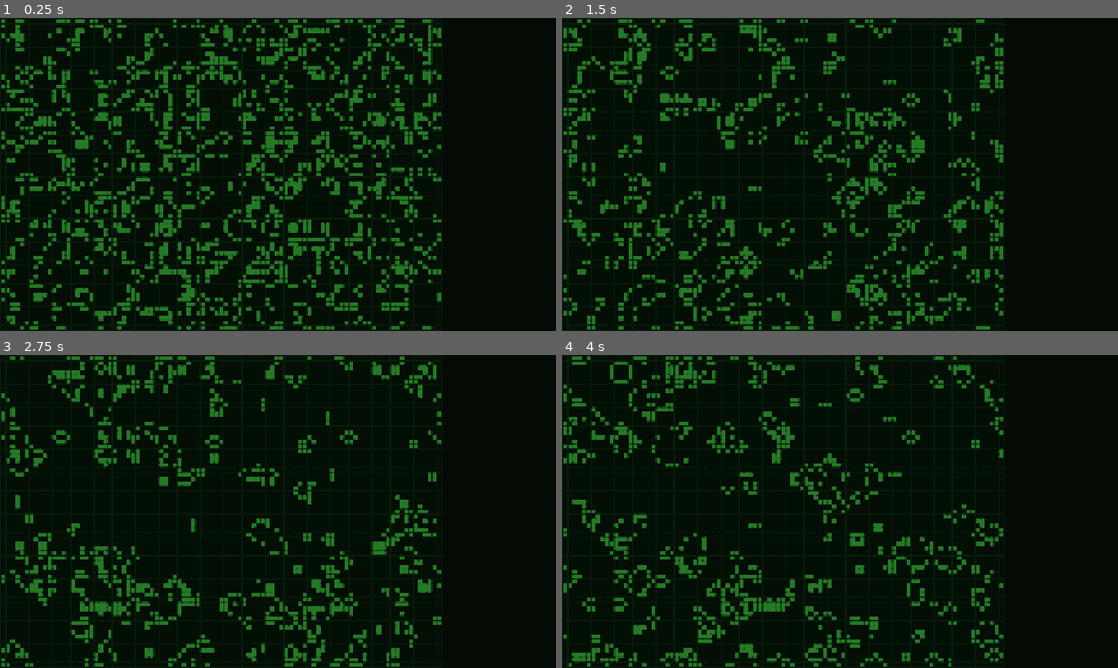
Above: before the commit, frames 1-4 (two rows, left to right).
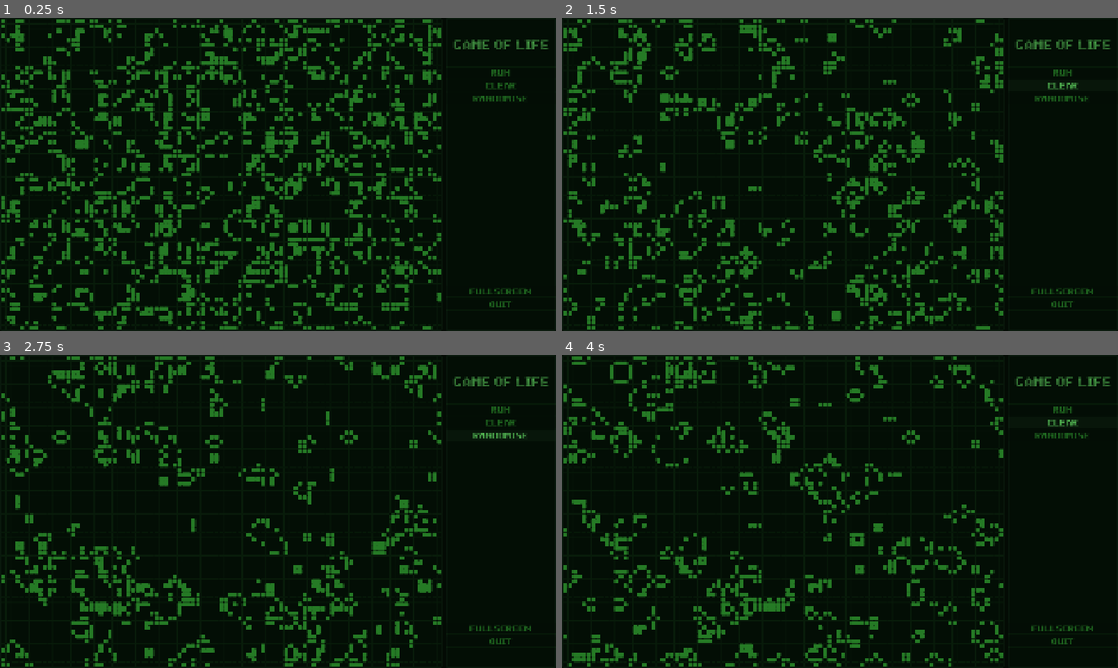
Above: after the commit, the same moments.

Repository: MrKligson/game-of-life
Game: Godot game, scene res://game_of_life.tscn
The game is run twice, just before and just after one commit, with the same random seed, the same clock (stepped at 60 frames per second) and the same inputs.
Inputs (mouse positions are in pixels of both pictures, inside the frame that each line leads up to):
- Up to frame 1 (0.25 s): no input
- Up to frame 2 (1.5 s): click (1062, 71) at 0.5 s, where only the run after the commit has a clickable "RUN"; click (1062, 86) at 1.25 s, where only the run after the commit has a clickable "CLEAR"
- Up to frame 3 (2.75 s): click (500, 436) at 2 s, where only the run after the commit has a clickable "RANDOMISE"
- Up to frame 4 (4 s): click (1062, 408) at 2.75 s, where only the run after the commit has a clickable "RUN"; click (1062, 423) at 3.5 s, where only the run after the commit has a clickable "CLEAR"

The runs differ from the first frame. In frame 1, 0.7% of the frame differs, in the area x 81-99%, y 6-93%; in frame 2, 0.7%; in frame 3, 0.7%; in frame 4, 0.7%.

Commit message:
Start of UI

Diff:
--- a/game_of_life.tscn
+++ b/game_of_life.tscn
@@ -2,23 +2,8 @@
 
 [ext_resource type="Script" uid="uid://cdeftktj6rf40" path="res://game_of_life.gd" id="1_2q17r"]
 [ext_resource type="Script" uid="uid://dvqeocahwbhd3" path="res://grid/grid.gd" id="2_i6ly2"]
-
-[sub_resource type="StyleBoxFlat" id="StyleBoxFlat_i6ly2"]
-content_margin_left = 0.0
-content_margin_top = 0.0
-content_margin_right = 0.0
-content_margin_bottom = 0.0
-bg_color = Color(0.013487131, 0.055826746, 0.021582749, 1)
-border_width_left = 5
-border_width_top = 5
-border_width_right = 5
-border_width_bottom = 5
-border_color = Color(0.07058824, 0.16862746, 0.09411765, 0.4)
-border_blend = true
-corner_radius_top_left = 5
-corner_radius_top_right = 5
-corner_radius_bottom_right = 5
-corner_radius_bottom_left = 5
+[ext_resource type="PackedScene" uid="uid://rqgaa6q8ldhh" path="res://ui/side_menu.tscn" id="3_bc2ma"]
+[ext_resource type="StyleBox" uid="uid://44pcxk003itw" path="res://ui/background.tres" id="3_v7rsy"]
 
 [node name="GameOfLife" type="Node" unique_id=249392094]
 script = ExtResource("1_2q17r")
@@ -35,6 +20,8 @@
 offset_top = -3.0
 offset_right = 37.0
 offset_bottom = 37.0
-theme_override_styles/panel = SubResource("StyleBoxFlat_i6ly2")
+theme_override_styles/panel = ExtResource("3_v7rsy")
+
+[node name="SideMenu" parent="." unique_id=714676957 instance=ExtResource("3_bc2ma")]
 
 [connection signal="timeout" from="UpdateTimer" to="." method="game_of_life"]
--- a/grid/grid.gd
+++ b/grid/grid.gd
@@ -2,6 +2,10 @@
 extends Node2D
 
 const CellScene = preload("uid://b6sgdycytyy1a")
+
+var size: Vector2i:
+	get:
+		return _layout * (get_child(1) as Cell).size
 
 var _write_buffer := BitMap.new()
 var _layout: Vector2i
@@ -20,7 +24,7 @@
 			cell.is_alive_changed.connect(_on_cell_is_alive_changed)
 			_write_buffer.set_bitv(cell.location, cell.is_alive)
 	update_from_buffer()
-	background.size = layout * (get_child(1) as Cell).size + Vector2i(6, 6)
+	background.size = size + Vector2i(6, 6)
 	return _write_buffer
 
 
--- a/project.godot
+++ b/project.godot
@@ -29,12 +29,15 @@
 
 window/size/viewport_width=1920
 window/size/viewport_height=1080
-window/size/mode=3
 window/stretch/mode="canvas_items"
 
 [global_group]
 
 cells=""
+
+[gui]
+
+theme/default_font_multichannel_signed_distance_field=true
 
 [input]
 
--- /dev/null
+++ b/ui/background.tres
@@ -0,0 +1,18 @@
+[gd_resource type="StyleBoxFlat" format=3 uid="uid://44pcxk003itw"]
+
+[resource]
+content_margin_left = 0.0
+content_margin_top = 0.0
+content_margin_right = 0.0
+content_margin_bottom = 0.0
+bg_color = Color(0.013487131, 0.055826746, 0.021582749, 1)
+border_width_left = 5
+border_width_top = 5
+border_width_right = 5
+border_width_bottom = 5
+border_color = Color(0.07058824, 0.16862746, 0.09411765, 0.4)
+border_blend = true
+corner_radius_top_left = 5
+corner_radius_top_right = 5
+corner_radius_bottom_right = 5
+corner_radius_bottom_left = 5
--- /dev/null
+++ b/ui/button_states/disabled.tres
@@ -0,0 +1,11 @@
+[gd_resource type="StyleBoxFlat" format=3 uid="uid://cp38lwehbyv2m"]
+
+[resource]
+content_margin_left = 4.0
+content_margin_top = 10.0
+content_margin_right = 4.0
+content_margin_bottom = 7.0
+bg_color = Color(0.011764706, 0.043137256, 0.015686275, 0.26666668)
+border_width_top = 2
+border_width_bottom = 2
+border_color = Color(0.14509805, 0.47843137, 0.14509805, 0.09803922)
--- /dev/null
+++ b/ui/button_states/hoverd.tres
@@ -0,0 +1,11 @@
+[gd_resource type="StyleBoxFlat" format=3 uid="uid://btd617pdtu783"]
+
+[resource]
+content_margin_left = 4.0
+content_margin_top = 10.0
+content_margin_right = 4.0
+content_margin_bottom = 7.0
+bg_color = Color(0.07252059, 0.16046321, 0.084906764, 0.3137255)
+border_width_top = 2
+border_width_bottom = 2
+border_color = Color(0.14509805, 0.47843137, 0.14509805, 0.09803922)
--- /dev/null
+++ b/ui/button_states/normal.tres
@@ -0,0 +1,11 @@
+[gd_resource type="StyleBoxFlat" format=3 uid="uid://64atcowy1r5l"]
+
+[resource]
+content_margin_left = 4.0
+content_margin_top = 10.0
+content_margin_right = 4.0
+content_margin_bottom = 7.0
+bg_color = Color(0.011764706, 0.043137256, 0.015686275, 0.26666668)
+border_width_top = 2
+border_width_bottom = 2
+border_color = Color(0.14509805, 0.47843137, 0.14509805, 0.09803922)
--- /dev/null
+++ b/ui/button_states/pressed.tres
@@ -0,0 +1,11 @@
+[gd_resource type="StyleBoxFlat" format=3 uid="uid://cm6w0oi7gdx8n"]
+
+[resource]
+content_margin_left = 4.0
+content_margin_top = 10.0
+content_margin_right = 4.0
+content_margin_bottom = 7.0
+bg_color = Color(0.011764706, 0.043137256, 0.015686275, 1)
+border_width_top = 2
+border_width_bottom = 2
+border_color = Color(0.14509805, 0.47843137, 0.14509805, 0.09803922)
--- /dev/null
+++ b/ui/side_menu.tscn
@@ -0,0 +1,104 @@
+[gd_scene format=3 uid="uid://rqgaa6q8ldhh"]
+
+[ext_resource type="FontFile" uid="uid://dvl5u7wla8hww" path="res://ui/font/InterDisplay-Medium.ttf" id="1_nb4k0"]
+[ext_resource type="StyleBox" uid="uid://cp38lwehbyv2m" path="res://ui/button_states/disabled.tres" id="2_fhspm"]
+[ext_resource type="FontFile" uid="uid://d5sd2fkkp7rx" path="res://ui/font/Matrix Complex NC.ttf" id="2_u7hwa"]
+[ext_resource type="StyleBox" uid="uid://44pcxk003itw" path="res://ui/background.tres" id="3_8t5rf"]
+[ext_resource type="StyleBox" uid="uid://btd617pdtu783" path="res://ui/button_states/hoverd.tres" id="3_w0t27"]
+[ext_resource type="StyleBox" uid="uid://64atcowy1r5l" path="res://ui/button_states/normal.tres" id="4_vw87c"]
+[ext_resource type="StyleBox" uid="uid://cm6w0oi7gdx8n" path="res://ui/button_states/pressed.tres" id="5_wd0ol"]
+
+[sub_resource type="Theme" id="Theme_ofb81"]
+default_font = ExtResource("1_nb4k0")
+default_font_size = 34
+Button/colors/font_color = Color(0.14509805, 0.47843137, 0.14509805, 1)
+Button/colors/font_disabled_color = Color(0.14400001, 0.48, 0.14400001, 0.18431373)
+Button/colors/font_hover_color = Color(0.36078432, 0.8, 0.36078432, 1)
+Button/colors/font_hover_pressed_color = Color(0.36078432, 0.8, 0.36078432, 1)
+Button/colors/font_outline_color = Color(0, 0, 0, 1)
+Button/colors/font_pressed_color = Color(0.36078432, 0.8, 0.36078432, 1)
+Button/constants/align_to_largest_stylebox = 0
+Button/constants/h_separation = 4
+Button/constants/icon_max_width = 0
+Button/constants/outline_size = 0
+Button/font_sizes/font_size = 30
+Button/fonts/font = ExtResource("2_u7hwa")
+Button/styles/disabled = ExtResource("2_fhspm")
+Button/styles/hover = ExtResource("3_w0t27")
+Button/styles/normal = ExtResource("4_vw87c")
+Button/styles/pressed = ExtResource("5_wd0ol")
+Label/colors/font_color = Color(0.14509805, 0.47843137, 0.14509805, 1)
+Label/colors/font_outline_color = Color(0.36078432, 0.8, 0.36078432, 1)
+Label/colors/font_shadow_color = Color(0.011764706, 0.043137256, 0.015686275, 1)
+
+[sub_resource type="LabelSettings" id="LabelSettings_upksi"]
+font = ExtResource("2_u7hwa")
+font_size = 44
+font_color = Color(0.36078432, 0.8, 0.36078432, 0.7294118)
+outline_color = Color(0.14509805, 0.47843137, 0.14509805, 1)
+shadow_size = 5
+shadow_color = Color(0.011764706, 0.043137256, 0.015686275, 1)
+shadow_offset = Vector2(2, 2)
+
+[node name="SideMenu" type="PanelContainer" unique_id=714676957]
+anchors_preset = 11
+anchor_left = 1.0
+anchor_right = 1.0
+anchor_bottom = 1.0
+offset_left = -380.0
+offset_top = 1.0
+offset_bottom = -1.0
+grow_horizontal = 0
+grow_vertical = 2
+size_flags_horizontal = 3
+theme = SubResource("Theme_ofb81")
+theme_override_styles/panel = ExtResource("3_8t5rf")
+
+[node name="VBoxContainer" type="VBoxContainer" parent="." unique_id=2077530570]
+layout_mode = 2
+
+[node name="MarginContainer" type="MarginContainer" parent="VBoxContainer" unique_id=962591079]
+layout_mode = 2
+theme_override_constants/margin_left = 5
+theme_override_constants/margin_top = 77
+theme_override_constants/margin_bottom = 50
+
+[node name="GameTitle" type="Label" parent="VBoxContainer/MarginContainer" unique_id=704818806]
+layout_mode = 2
+size_flags_vertical = 0
+text = "GAME OF LIFE"
+label_settings = SubResource("LabelSettings_upksi")
+horizontal_alignment = 1
+
+[node name="RunEditButton" type="Button" parent="VBoxContainer" unique_id=1190424382]
+layout_mode = 2
+size_flags_vertical = 0
+text = "RUN"
+
+[node name="ClearButton" type="Button" parent="VBoxContainer" unique_id=513884661]
+layout_mode = 2
+size_flags_vertical = 0
+text = "CLEAR"
+
+[node name="RadomiseButton" type="Button" parent="VBoxContainer" unique_id=553060555]
+layout_mode = 2
+size_flags_vertical = 0
+text = "RANDOMISE"
+
+[node name="MarginContainer2" type="MarginContainer" parent="VBoxContainer" unique_id=1736081114]
+layout_mode = 2
+size_flags_vertical = 10
+theme_override_constants/margin_bottom = 70
+
+[node name="VBoxContainer2" type="VBoxContainer" parent="VBoxContainer/MarginContainer2" unique_id=1440901791]
+layout_mode = 2
+size_flags_vertical = 8
+
+[node name="FullscreenButton" type="Button" parent="VBoxContainer/MarginContainer2/VBoxContainer2" unique_id=2086070930]
+layout_mode = 2
+text = "FULLSCREEN"
+
+[node name="QuitButton" type="Button" parent="VBoxContainer/MarginContainer2/VBoxContainer2" unique_id=152541140]
+layout_mode = 2
+size_flags_vertical = 8
+text = "QUIT"
Binary file added: ui/font/InterDisplay-Medium.ttf
Not shown, added: ui/font/InterDisplay-Medium.ttf.import
Binary file added: ui/font/Matrix Complex NC.ttf
Not shown, added: ui/font/Matrix Complex NC.ttf.import
